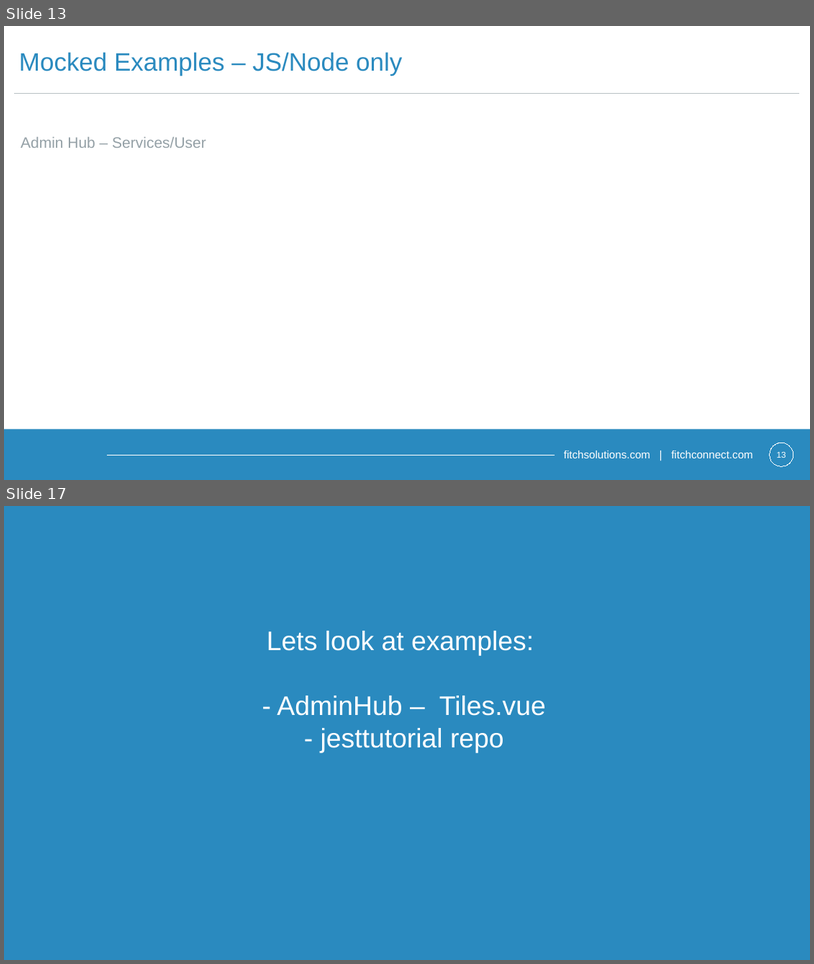
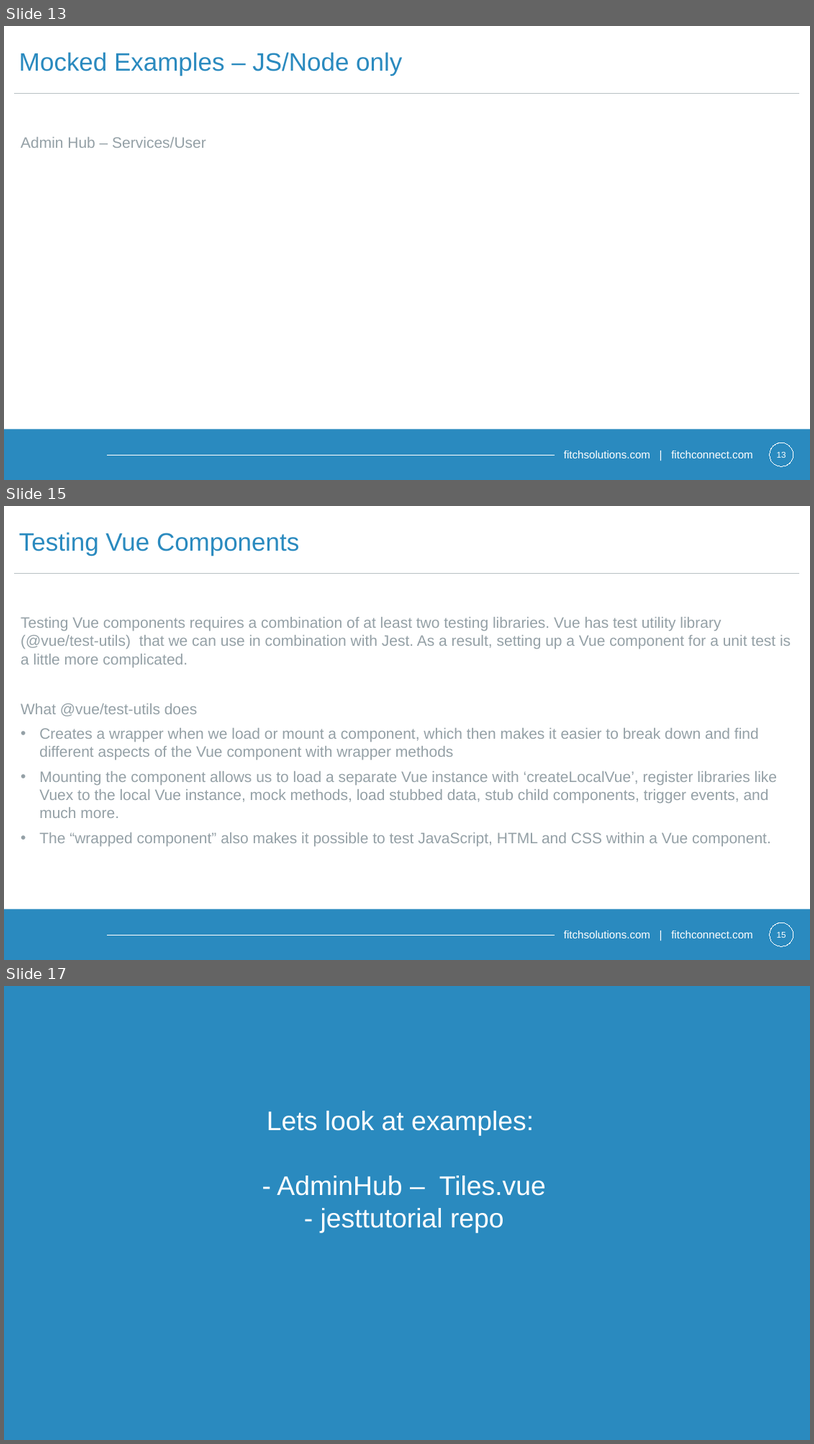
Before and after one commit to Contrapuntist/jesttutorial, a slide deck: presentation/unittestingintro.pptx. Shown one above the other, each under a label of ours: slides 13 and 17 before the commit, slides 13, 15 and 17 after it; the slides between them are not shown. The pictures are 814x964 and 814x1444 pixels, drawn with LibreOffice and Linux fonts; fonts in the diff are those of the drawing; background and template pictures are left out. Boxes give left, top, right and bottom in pixels: in the first picture for what was removed or moved away, otherwise in the second. Text is boxed around its words. In the diff, an @@ line names an element or a change of style, - is before the commit and + after.

```diff
--- a/presentation/unittestingintro.pptx
+++ b/presentation/unittestingintro.pptx
@@ slide 15 added at (x1=4, y1=506, x2=810, y2=960), background #FFFFFF; not listed: 5 template elements that a slide beside it also shows @@
@@ title added at (x1=19, y1=532, x2=299, y2=556), 30 pt, text #2A8ABF @@
+Testing Vue Components
@@ text added at (x1=21, y1=617, x2=791, y2=846), 18 pt, text #94A0A6 @@
+Testing Vue components requires a combination of at least two testing libraries. Vue has test utility library (@vue/test-utils) that we can use in combination with Jest. As a result, setting up a Vue component for a unit test is a little more complicated.
+What @vue/test-utils does
+• Creates a wrapper when we load or mount a component, which then makes it easier to break down and find different aspects of the Vue component with wrapper methods
+• Mounting the component allows us to load a separate Vue instance with ‘createLocalVue’, register libraries like Vuex to the local Vue instance, mock methods, load stubbed data, stub child components, trigger events, and much more.
+• The “wrapped component” also makes it possible to test JavaScript, HTML and CSS within a Vue component.
```
Also in this commit, not shown: 6 slides changed, 1 slide removed.
